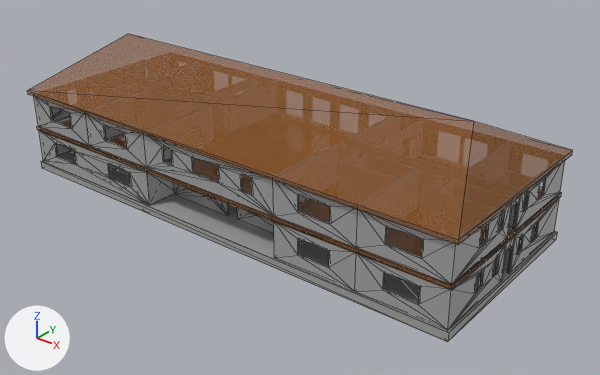
Two versions of the glTF model client/assets/models/room-type-2.glb, one commit apart.
The view is the same before and after, from a camera (50 mm lens) standing at (23.9, -28.1, 18.2) and looking at (1.5, -0.1, 0.8). The axes (+X, +Y, +Z) are drawn at lower left. The lights are the same throughout. Mesh edges are drawn as thin lines. Where no turn or scale is listed for an object, it has been applied to the vertices. Vertices at the same position are counted once.

The first picture shows 'door-2', 'family-1', 'floor-2', 'foundation', 'living-room', 'media-room', 'roof', 'room-1', 'room-1.001', 'room-2', 'room-4', 'room-5', 'room-6', 'room-7'.
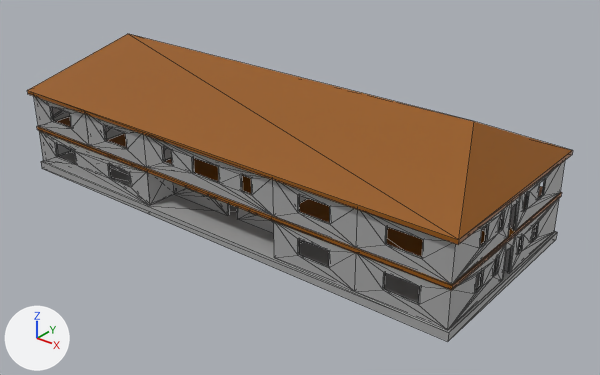
Where the newer file only moved an object's origin or applied its transform, the numbers keep the older frame.

Boxes [x1, y1, x2, y2] around the edits, measured in the pictures (600 x 375 px; the box of a moved part takes in the faces that stretch with it):
'roof', surface changed: [27, 34, 573, 245] in both
'floor-2', surface changed: [37, 117, 562, 290] in both
part 1 of me_plane_017, moved or reshaped: [174, 183, 274, 234] in both
part 2 of me_plane, moved or reshaped: [41, 152, 536, 341] in both
part 3 of me_plane_021, moved or reshaped: [512, 196, 520, 231] in both
part 4 of me_plane_027, moved or reshaped: [39, 131, 174, 206] in both

What changed in the scene script:
```text
Change mat_roof:
    mat_roof.alpha: 0.5 -> 1.0
Change me_plane_017:
    where me_plane_017.from_pydata(...)  # 136 vertices, 242 faces; spans x -9.9..-2.1, y -0.7..7.3, z 0.0..1.8
    used by ob_media_room; location = (6.0, -2.5, 0.0)
    me_plane_017 part 1
    66 faces are deleted
    66 new faces join them
Change me_plane:
    where me_plane.from_pydata(...)  # 52 vertices, 62 faces; spans x -12.4..12.4, y -2.3..7.5, z -0.4..1.8
    used by ob_foundation; location = (0.0, -2.6, 0.0)
    me_plane part 2
    36 faces are deleted
    36 new faces join them
Change me_plane_021:
    where me_plane_021.from_pydata(...)  # 16 vertices, 20 faces; spans x 6.2..6.3, y 2.1..2.9, z 0.0..1.8
    used by ob_door_2; location = (6.0, -2.5, 2.0)
    me_plane_021 part 3
    6 faces are deleted
    6 new faces join them
Change me_plane_027:
    where me_plane_027.from_pydata(...)  # 32 vertices, 64 faces; spans x -10.3..-1.9, y -2.3..-0.5, z 0.0..1.8
    used by ob_room_1_001; location = (-2.0, -2.5, 0.0)
    me_plane_027 part 4
    16 faces are deleted
    16 new faces join them
```
